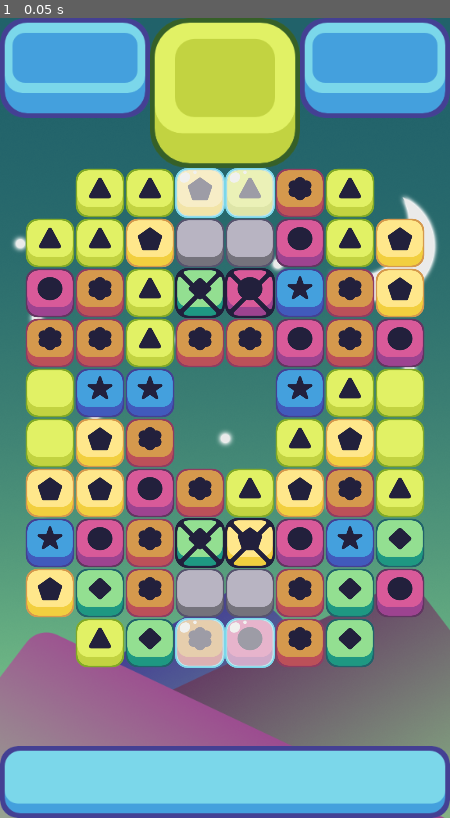
Above: before the commit, frame 1.
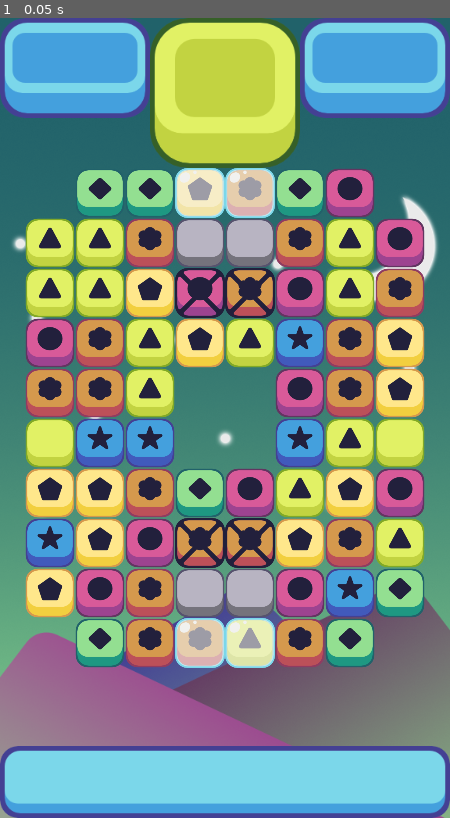
Above: after the commit, the same moment.

Repository: DeXoteric/G_Match3
Game: Godot game, scene res://scenes/GameWIndow.tscn
The game is run twice, just before and just after one commit, with the same random seed, the same clock (stepped at 60 frames per second) and the same inputs.
Inputs:
- Up to frame 1 (0.05 s): no input

The runs differ from the first frame. In frame 1, 27% of the frame differs, in the area x 5-95%, y 18-82%.

Commit message:
Taft Episode 25

Diff:
--- a/G_Match3/scenes/GameWIndow.tscn
+++ b/G_Match3/scenes/GameWIndow.tscn
@@ -48,7 +48,7 @@
 ice_spaces = PoolVector2Array( 3, 0, 4, 0, 3, 9, 4, 9 )
 lock_spaces = PoolVector2Array( 3, 2, 4, 2, 3, 7, 4, 7 )
 concrete_spaces = PoolVector2Array( 3, 1, 4, 1, 3, 8, 4, 8 )
-slime_spaces = PoolVector2Array( 0, 4, 0, 5, 7, 4, 7, 5 )
+slime_spaces = PoolVector2Array( 0, 4, 7, 4 )
 
 [node name="IceHolder" type="Node2D" parent="."]
 script = ExtResource( 5 )
--- a/G_Match3/scripts/Grid.gd
+++ b/G_Match3/scripts/Grid.gd
@@ -243,7 +243,19 @@
 							add_to_array(Vector2(i, j))
 							add_to_array(Vector2(i, j + 1))
 							add_to_array(Vector2(i, j - 1))
+	get_bombed_pieces()
 	get_parent().get_node("DestroyTimer").start()
+
+
+func get_bombed_pieces():
+	for i in width:
+		for j in height:
+			if all_pieces[i][j] != null:
+				if all_pieces[i][j].matched:
+					if all_pieces[i][j].is_column_bomb:
+						match_all_in_column(i)
+					elif all_pieces[i][j].is_row_bomb:
+						match_all_in_row(j)
 
 
 func add_to_array(value, array_to_add = current_matches):
@@ -439,6 +451,18 @@
 	return null
 
 
+func match_all_in_column(column):
+	for i in height:
+		if all_pieces[column][i] != null:
+			all_pieces[column][i].matched = true
+
+
+func match_all_in_row(row):
+	for i in width:
+		if all_pieces[i][row] != null:
+			all_pieces[i][row].matched = true
+
+
 func _on_DestroyTimer_timeout():
 	destroy_matched()
 
